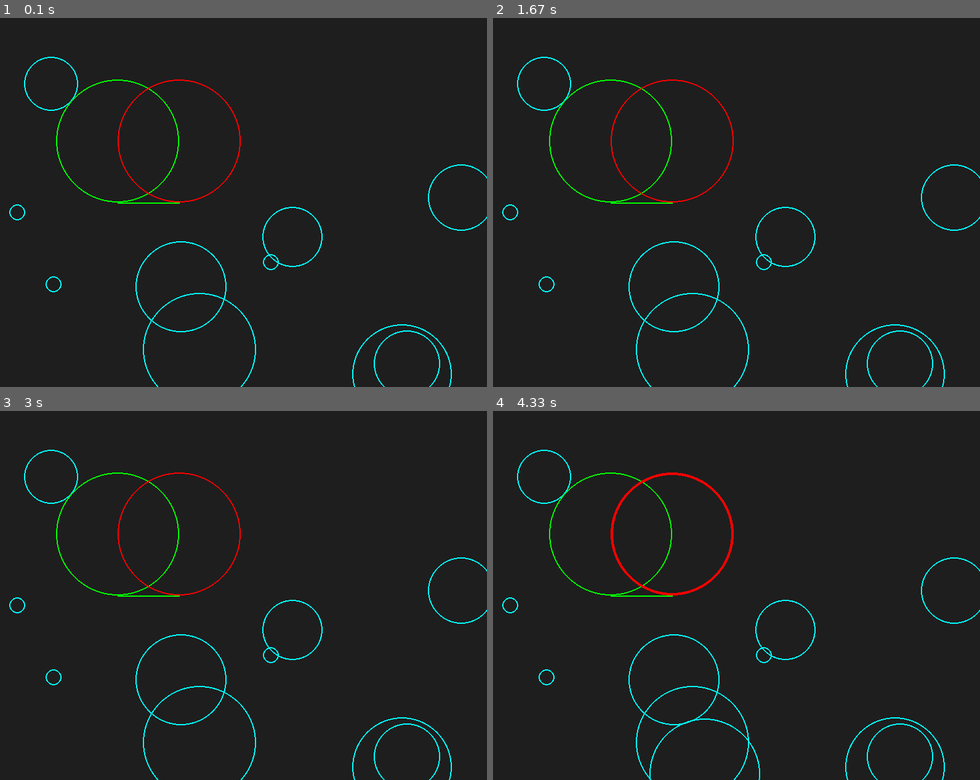
Above: before the commit, frames 1-4 (two rows, left to right).
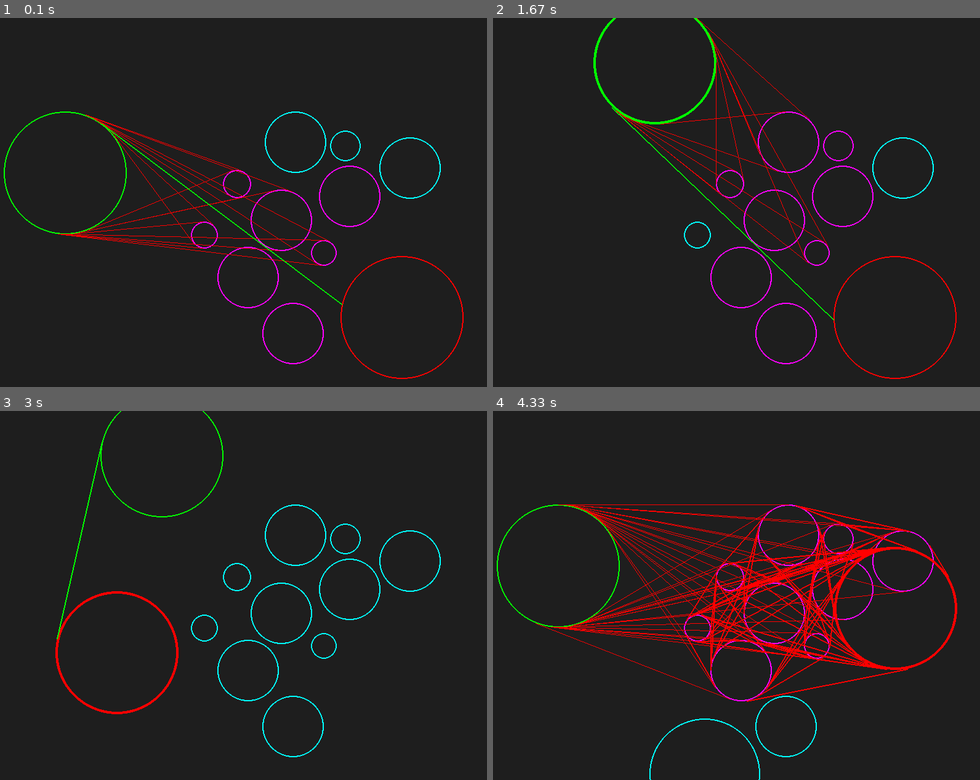
Above: after the commit, the same moments.

Repository: FinleyDavies/Misc-Python
Game: pygame game, started from pygame_experiments/tangent raycasting/main.py
Two runs of this game, one before a commit and one after it. Both use one fixed random seed, a clock stepped at 60 frames per second and the inputs below.
Inputs (mouse positions are in pixels of both pictures, inside the frame that each line leads up to):
- Up to frame 1 (0.1 s): no input
- Up to frame 2 (1.67 s): tap S at 0.33 s; tap L at 0.67 s; click (556, 191) at 1.05 s; press the mouse at (556, 191) at 1.37 s; move the mouse to (605, 136) at 1.47 s; release the mouse at (653, 80) at 1.6 s
- Up to frame 3 (3 s): click (413, 691) at 1.72 s; press the mouse at (413, 691) at 2.03 s; move the mouse to (413, 680) at 2.13 s; release the mouse at (413, 669) at 2.27 s; press the mouse at (413, 691) at 2.37 s; move the mouse to (267, 676) at 2.47 s; release the mouse at (126, 661) at 2.6 s
- Up to frame 4 (4.33 s): hold L 3.17-3.47 s; click (624, 565) at 3.25 s; press the mouse at (906, 691) at 3.53 s; move the mouse to (906, 639) at 3.63 s; release the mouse at (906, 591) at 3.77 s; tap Space at 4.17 s

The runs differ from the first frame. In frame 1, 3.9% of the frame differs, in the area x 0-100%, y 10-100%; in frame 2, 3.8%; in frame 3, 3.2%; in frame 4, 8.5%.

Commit message:
added save/load functionality

Diff:
--- a/pygame_experiments/tangent raycasting/main.py
+++ b/pygame_experiments/tangent raycasting/main.py
@@ -1,4 +1,5 @@
 import pygame
+import os
 import math
 import random
 from shapely.geometry import Polygon, Point
@@ -171,6 +172,23 @@
                         pygame.draw.line(screen, (0, 255, 0), (t[2], t[3]), point2, 2)
                         return t
 
+def save_state(source, target, obstacles):
+    with open("state.txt", "w") as f:
+        f.write(f"{source[0]} {source[1]} {source[2]}\n")
+        f.write(f"{target[0]} {target[1]} {target[2]}\n")
+        for o in obstacles:
+            f.write(f"{o[0]} {o[1]} {o[2]}\n")
+
+def load_state():
+    with open("state.txt", "r") as f:
+        source = Circle(*list(map(float, f.readline().strip().split())))
+        source.set_color((0, 255, 0))
+        target = Circle(*list(map(float, f.readline().strip().split())))
+        target.set_color((255, 0, 0))
+        obstacles = []
+        for line in f:
+            obstacles.append(Circle(*list(map(float, line.strip().split()))))
+    return source, target, obstacles
 
 def main():
     screen = pygame.display.set_mode((800, 600))
@@ -180,19 +198,31 @@
     position = (200, 200)
     # create list of 10 random circles:
 
-    source = Circle(200, 200, 100)
-    source.set_color((0, 255, 0))
-    target = Circle(300, 200, 100)
-    target.set_color((255, 0, 0))
-    circles = []
-    for i in range(10):
-        circles.append(Circle(random.randint(0, 800), random.randint(0, 600), random.randint(10, 100)))
+    if not "state.txt" in os.listdir():
+        source = Circle(200, 200, 100)
+        source.set_color((0, 255, 0))
+        target = Circle(300, 200, 100)
+        target.set_color((255, 0, 0))
+        circles = []
+        for i in range(10):
+            circles.append(Circle(random.randint(0, 800), random.randint(0, 600), random.randint(10, 100)))
+    else:
+        source, target, circles = load_state()
 
     selected = None
     last_selected = source
 
-    print(
-        "Press space to add a random circle, scroll to change radius, click and drag to move, press backspace to remove last selected")
+    # print explenation:
+    print("Click on a circle to select it and move it with the mouse")
+    print("Use the mouse wheel to increase or decrease the radius of the selected circle")
+    print("Press SPACE to add a circle")
+    print("Press BACKSPACE to remove the last selected circle")
+    print("Press S to save the current state")
+    print("Press L to load the last saved state")
+
+
+
+
     while running:
         for event in pygame.event.get():
             if event.type == pygame.QUIT:
@@ -203,6 +233,11 @@
                 elif event.key == pygame.K_BACKSPACE:
                     circles.remove(last_selected)
                     last_selected = source
+                elif event.key == pygame.K_s:
+                    save_state((source.x, source.y, source.r), (target.x, target.y, target.r),
+                               [(c.x, c.y, c.r) for c in circles])
+                elif event.key == pygame.K_l:
+                    source, target, circles = load_state()
             elif event.type == pygame.MOUSEBUTTONDOWN:
                 if event.button == 1:
                     for c in circles + [source, target]:
--- /dev/null
+++ b/pygame_experiments/tangent raycasting/state.txt
@@ -0,0 +1,12 @@
+115.0 252.0 100.0
+662.0 487.0 100.0
+341.0 353.0 22.0
+489.0 202.0 50.0
+394.0 270.0 23.0
+535.0 382.0 21.0
+466.0 329.0 50.0
+485.0 513.0 50.0
+577.0 290.0 50.0
+570.0 208.0 25.0
+412.0 422.0 50.0
+675.0 244.0 50.0
